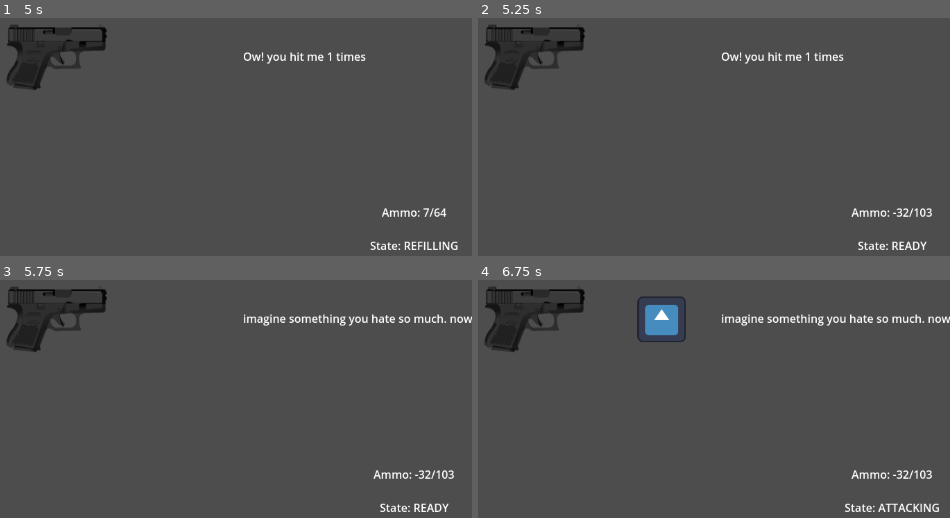
Above: before the commit, frames 1-4 (two rows, left to right).
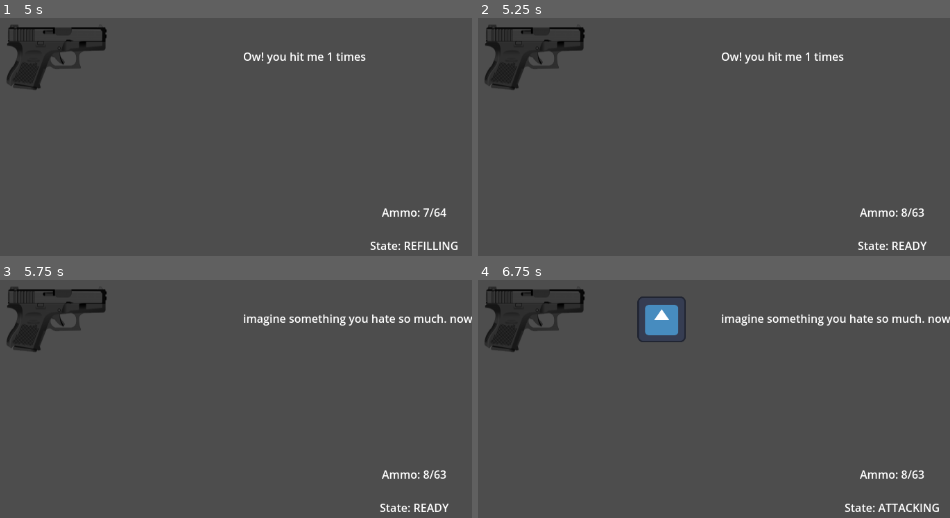
Above: after the commit, the same moments.

Repository: Sparrowworks/Vanguard
Game: Godot game, scene res://test_scene/test_ranged/test_ranged.tscn
Two runs of this game, one before a commit and one after it. Both use one fixed random seed, a clock stepped at 60 frames per second and the inputs below. This scene is started directly instead of the project's main scene. The engine's default icon, where the game draws it, is replaced by a stand-in: a white triangle on a blue panel in a dark square.
Inputs (mouse positions are in pixels of both pictures, inside the frame that each line leads up to):
- Up to frame 1 (5 s): tap Enter at 0.5, 2, 3.5 s; move the mouse to (250, 29) at 0.52 s; tap E (equip) at 0.6, 1.35, 2.3, 2.85, 3.6, 4.55 s; tap Space at 1.25, 2.75, 4.25 s; move the mouse to (outside the picture) at 1.27 s; move the mouse to (outside the picture) at 2.02 s; press the mouse at (outside the picture) at 2.03 s; move the mouse to (33, 141) at 2.77 s; release the mouse at (33, 141) at 2.78 s; move the mouse to (311, 120) at 3.52 s; tap R (reload) at 4.15 s; move the mouse to (outside the picture) at 4.27 s; click (outside the picture) at 4.35 s
- Up to frame 2 (5.25 s): move the mouse to (591, 51) at 5.02 s; tap E (equip) at 5.1 s
- Up to frame 3 (5.75 s): no input
- Up to frame 4 (6.75 s): move the mouse to (outside the picture) at 5.77 s; tap E (equip) at 5.85 s; move the mouse to (728, 291) at 6.52 s; press the mouse at (728, 291) at 6.53 s

Frame 1 is identical in both runs. In frame 2, 0.4% of the frame differs, in the area x 79-97%, y 79-84%; in frame 3, 0.4%; in frame 4, 0.4%.
Error after the commit: Invalid access to property or key 'kit_name' on a base object of type 'Resource (RangedStatKit)'. (res://blueprints/ranged/ranged.gd:134)

Commit message:
stat kit overhaul

Diff:
--- a/blueprints/kit/ranged_emission_kit.gd
+++ b/blueprints/kit/ranged_emission_kit.gd
@@ -1,14 +1,12 @@
-class_name RangedEmissionKit
-extends Resource
+class_name RangedEmissionKit extends Resource
 
-## Base class for kits related to changing ranged emissions.
+## Base [Resource] for [Ranged] emissions.
 ##
-## To create a new kit (or attachment), create a custom resource and assign it this script.
-## Simply add the desired PackedScenes
-## Note that null variables will be ignored by "equip_emission_kit()"
+## To create a new kit (or attachment), create a custom [Resource] and assign it this [Script]
+## and add the new [PackedScene]s.
+## [br][br]Null variables are ignored by [method Ranged.equip_emission_kit].
 
-@export_group("New Emissions")
-## New projectile for a gun
+## New [Projectile] for [member Ranged.projectile]
 @export var new_projectile:PackedScene
-## New field for a gun
+## New [Field] for [member Ranged.field]
 @export var new_field:PackedScene
--- a/blueprints/kit/ranged_emission_kit.tres
+++ b/blueprints/kit/ranged_emission_kit.tres
@@ -3,4 +3,5 @@
 [ext_resource type="Script" uid="uid://c6g6uofc08to1" path="res://blueprints/kit/ranged_emission_kit.gd" id="1_wenvm"]
 
 [resource]
+resource_name = "default_ranged_emission_kit"
 script = ExtResource("1_wenvm")
--- a/blueprints/kit/ranged_stat_kit.gd
+++ b/blueprints/kit/ranged_stat_kit.gd
@@ -1,23 +1,16 @@
-class_name RangedStatKit
-extends Resource
+class_name RangedStatKit extends WeaponStatKit
 
-## Base class for ranged stat modifiers.
+## Base [Resource] for [Ranged] stat modifiers.
 ##
-## To create a new kit (or attachment), create a custom resource and assign it this script.
-## Simply write a percentage and equip_stat_kit will take care of the math,
-## your only limitation is how much the float type can handle.
+## Holds the values used to increase or decrease [Weapon] stats.
+## Used in conjunction with [method Weapon.equip_stat_kit].
+## [br]
+## [br]To create a new kit (or attachment), create a custom [Resource] and assign it this [Script].
+## Fill in the stats and [method Ranged.equip_stat_kit] will take care of the math.
 
-@export_group("Kit Stat Modifiers")
-## Internal name for comparison checks
-@export var kit_name:String
-## The amount by which to increase or decrease the size of the magazine.
+## The amount to increase or decrease [member Ranged.mag_size].
 @export var mag_size_modifier:int
-## The amount by which to increase or decrease the maximum ammunition.
+## The amount to increase or decrease [member Ranged.max_ammo].
 @export var max_ammo_modifier:int
-## The amount by which to increase or decrease the reload speed.
-@export var reload_time_modifier:float
-## The amount by which to increase or decrease the reload speed when the magazine is empty.
-## (reload time + reload time empty = actual reload time).
+## The amount to increase or decrease [member Ranged.refill_rate_empty].
 @export var reload_time_empty_modifier:float
-## The amount by which to increase or decrease the rate of fire.
-@export var fire_rate_modifier:float
--- a/blueprints/kit/ranged_stat_kit.tres
+++ b/blueprints/kit/ranged_stat_kit.tres
@@ -3,10 +3,13 @@
 [ext_resource type="Script" uid="uid://b2638got4cc3t" path="res://blueprints/kit/ranged_stat_kit.gd" id="1_ysodx"]
 
 [resource]
+resource_name = "default_ranged_stat_kit"
 script = ExtResource("1_ysodx")
-kit_name = "Default"
 mag_size_modifier = 0
 max_ammo_modifier = 0
 reload_time_modifier = 0.0
 reload_time_empty_modifier = 0.0
 fire_rate_modifier = 0.0
+charge_rate_modifier = 0.0
+attack_rate_modifier = 0.0
+refill_rate_modifier = 0.0
--- /dev/null
+++ b/blueprints/kit/weapon_stat_kit.gd
@@ -0,0 +1,15 @@
+class_name WeaponStatKit extends Resource
+
+## Base [Resource] for [Weapon] stat modifiers.
+##
+## Holds the values used to increase or decrease [Weapon] stats.
+## Used in conjunction with [method Weapon.equip_stat_kit].
+## [br][br]To create a new kit (or attachment), create a custom [Resource] and assign it this [Script].
+## Fill in the stats and [method Weapon.equip_stat_kit] will take care of the math.
+
+## The amount to increase or decrease [member Weapon.charge_rate]
+@export var charge_rate_modifier: float
+## The amount to increase or decrease [member Weapon.attack_rate]
+@export var attack_rate_modifier: float
+## The amount to increase or decrease [member Weapon.refill_rate]
+@export var refill_rate_modifier: float
--- /dev/null
+++ b/blueprints/kit/weapon_stat_kit.tres
@@ -0,0 +1,10 @@
+[gd_resource type="Resource" script_class="WeaponStatKit" load_steps=2 format=3 uid="uid://l8mlulv3td12"]
+
+[ext_resource type="Script" uid="uid://cv05jjrwhqq62" path="res://blueprints/kit/weapon_stat_kit.gd" id="1_k68fc"]
+
+[resource]
+resource_name = "default_weapon_stat_kit"
+script = ExtResource("1_k68fc")
+charge_rate_modifier = 0.0
+attack_rate_modifier = 0.0
+refill_rate_modifier = 0.0
--- a/weapons/pistol/kits/pistol_extended_mag.tres
+++ b/weapons/pistol/kits/pistol_extended_mag.tres
@@ -3,10 +3,11 @@
 [ext_resource type="Script" uid="uid://b2638got4cc3t" path="res://blueprints/kit/ranged_stat_kit.gd" id="1_8cw7w"]
 
 [resource]
+resource_name = "extended_mag"
 script = ExtResource("1_8cw7w")
-kit_name = "extended_mag"
 mag_size_modifier = 8
 max_ammo_modifier = 0
-reload_time_modifier = 0.25
 reload_time_empty_modifier = 0.25
-fire_rate_modifier = 0.0
+charge_rate_modifier = 0.0
+attack_rate_modifier = 0.0
+refill_rate_modifier = 0.25
Not shown, added: blueprints/kit/weapon_stat_kit.gd.uid
